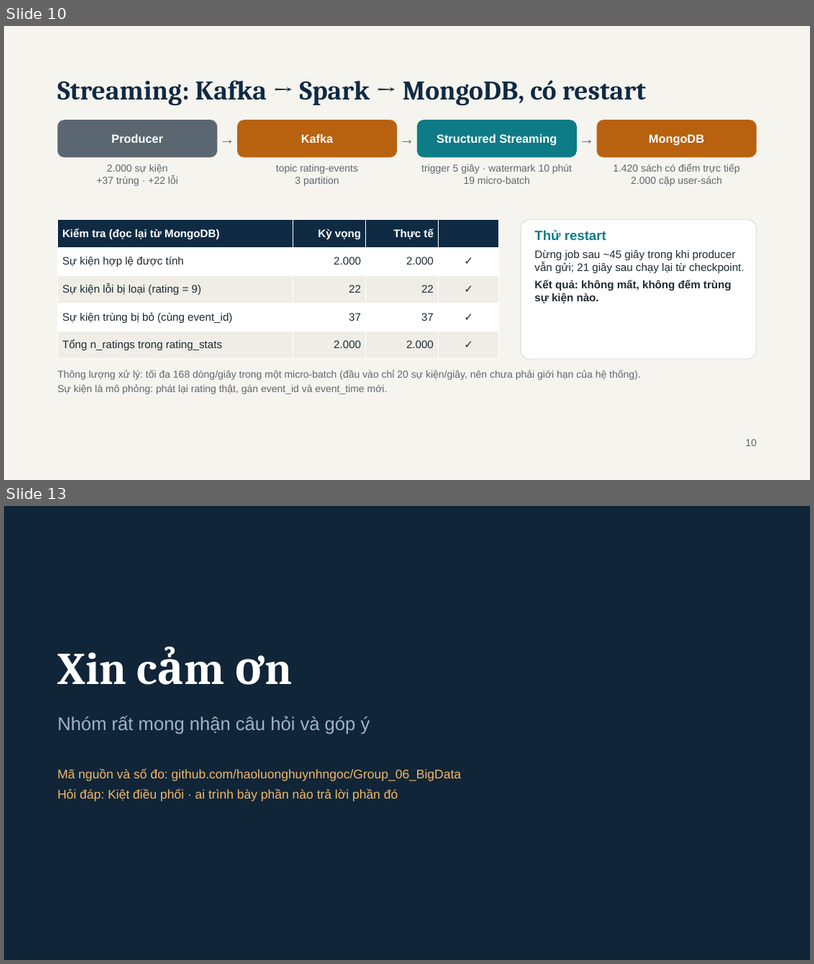
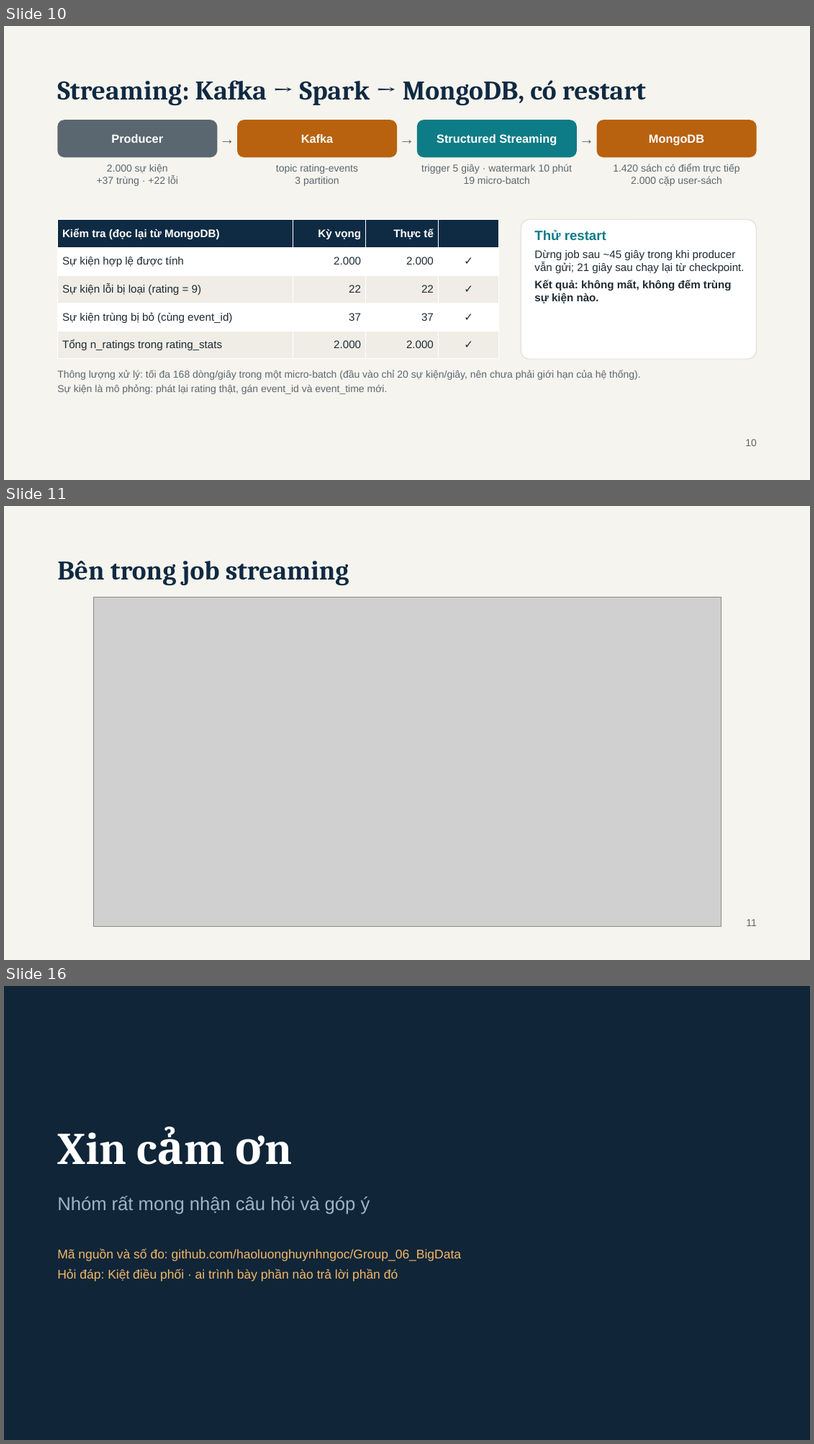
Before and after one commit to haoluonghuynhngoc/Group_06_BigData, a slide deck: Present/BookPulse - BDA501 Session 8 Team Presentation.pptx. Shown one above the other, each under a label of ours: slides 10 and 13 before the commit, slides 10, 11 and 16 after it; the slides between them are not shown. The pictures are 814x964 and 814x1444 pixels, drawn with LibreOffice and Linux fonts; fonts in the diff are those of the drawing; grey boxes stand for pictures. Boxes give left, top, right and bottom in pixels: in the first picture for what was removed or moved away, otherwise in the second. Text is boxed around its words. In the diff, an @@ line names an element or a change of style, - is before the commit and + after.

```diff
--- a/Present/BookPulse - BDA501 Session 8 Team Presentation.pptx
+++ b/Present/BookPulse - BDA501 Session 8 Team Presentation.pptx
@@ slide 11 added at (4,506,810,960), background #F6F4EE @@
@@ text added at (57,561,350,585), 32 pt, text #0F2A43, bold @@
+Bên trong job streaming
@@ picture added at (93,597,721,926) @@
@@ text added at (746,919,756,926), 12 pt, text #5B6770 @@
+11
@@ what was slide 13 is now slide 16 @@
```
Also in this commit, not shown: 3 slides changed, 3 other slides added, 11 other files.
